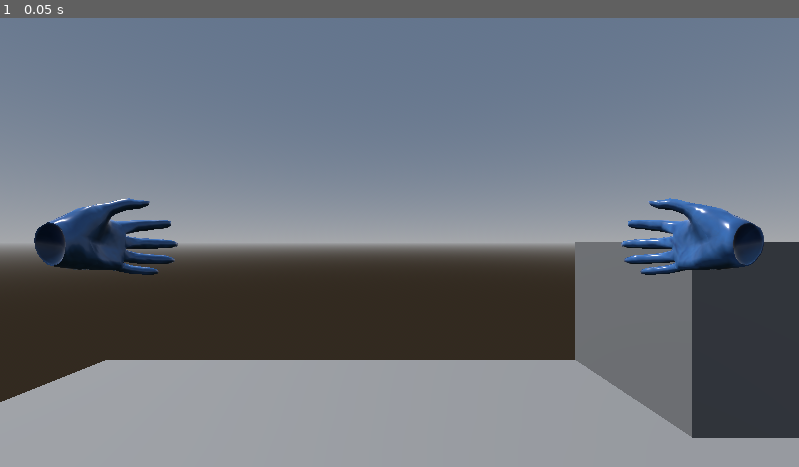
Above: before the commit, frame 1.
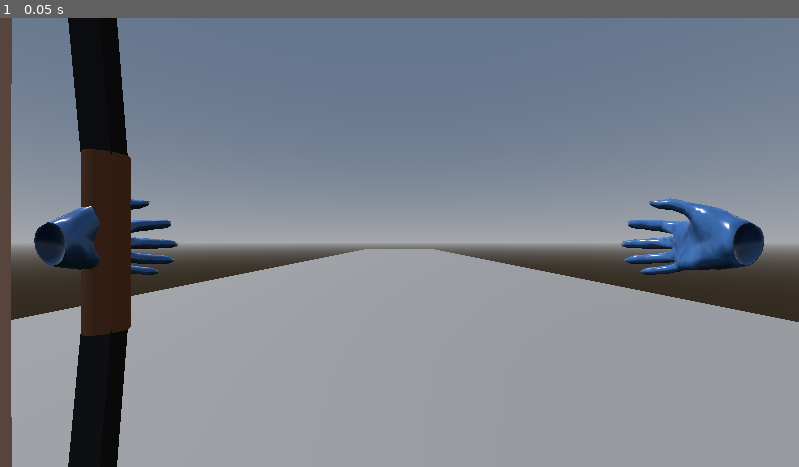
Above: after the commit, the same moment.

Repository: blondeman/bow-and-arrow-accuracy
Game: Godot game, scene res://scenes/game.tscn
Same seed, same stepped clock (60 frames per second), same inputs: the game is played once before the commit and once after it. Before the commit the project starts from res://game.tscn.
Inputs:
- Up to frame 1 (0.05 s): no input

The runs differ from the first frame. In frame 1, 28% of the frame differs, in the area x 0-100%, y 0-100%.

Commit message:
basic bow object

Diff:
--- /dev/null
+++ b/archery-range-vr/scenes/bow.tscn
@@ -0,0 +1,74 @@
+[gd_scene format=4 uid="uid://bq8dx8nmmgpvl"]
+
+[ext_resource type="Script" uid="uid://b27shn4y6ypn8" path="res://scripts/String.gd" id="1_vt0lb"]
+
+[sub_resource type="CylinderMesh" id="CylinderMesh_2of8d"]
+top_radius = 0.03
+bottom_radius = 0.03
+height = 0.3
+
+[sub_resource type="StandardMaterial3D" id="StandardMaterial3D_vt0lb"]
+albedo_color = Color(0.6027287, 0.369465, 0.23655248, 1)
+
+[sub_resource type="BoxMesh" id="BoxMesh_60xqc"]
+size = Vector3(0.05, 0.5, 0.03)
+
+[sub_resource type="StandardMaterial3D" id="StandardMaterial3D_prjx1"]
+albedo_color = Color(0.16062862, 0.16062862, 0.16062862, 1)
+
+[sub_resource type="ArrayMesh" id="ArrayMesh_rivji"]
+_surfaces = [{
+"aabb": AABB(-0.01, -1.1196648, -0.013024124, 0.02, 2.2392693, 0.023024123),
+"attribute_data": PackedByteArray("AAAAAAAAAAAAAIA+AAAAAAAAAD8AAAAAAABAPwAAAAAAAAAAAAAAPwAAgD4AAAA/AAAAPwAAAD8AAEA/AAAAPwAAAAAAAIA/AACAPgAAgD8AAAA/AACAPwAAQD8AAIA/"),
+"format": 34359742481,
+"index_count": 48,
+"index_data": PackedByteArray("AAABAAQAAQAFAAQAAQACAAUAAgAGAAUAAgADAAYAAwAHAAYAAwAAAAcAAAAEAAcABAAFAAgABQAJAAgABQAGAAkABgAKAAkABgAHAAoABwALAAoABwAEAAsABAAIAAsA"),
+"primitive": 3,
+"uv_scale": Vector4(0, 0, 0, 0),
+"vertex_count": 12,
+"vertex_data": PackedByteArray("CtcjvFBOjz8AMUa7AAAAADNPjz9GleQ7CtcjPFBOjz8AMUa7AAAAAG1Njz8jY1W8CtcjvAAAAAAAAAAAAAAAAME8qDUK1yM8CtcjPAAAAAAAAAAAAAAAAME8qLUK1yO8CtcjvF9Qj78AzDO7AAAAAC1Rj7/Ux+07CtcjPF9Qj78AzDO7AAAAAJFPj7/qyVC8")
+}]
+
+[sub_resource type="StandardMaterial3D" id="StandardMaterial3D_atxj4"]
+albedo_color = Color(0.9601632, 0.7243149, 0.57386315, 1)
+
+[node name="Bow" type="Node3D" unique_id=1409793744]
+
+[node name="handle" type="MeshInstance3D" parent="." unique_id=835912174]
+mesh = SubResource("CylinderMesh_2of8d")
+surface_material_override/0 = SubResource("StandardMaterial3D_vt0lb")
+
+[node name="arm_top" type="MeshInstance3D" parent="." unique_id=1878606321]
+transform = Transform3D(1, 0, 0, 0, 0.9961947, -0.08715574, 0, 0.08715574, 0.9961947, 0, 0.39709958, 0.025161035)
+mesh = SubResource("BoxMesh_60xqc")
+surface_material_override/0 = SubResource("StandardMaterial3D_prjx1")
+
+[node name="arm_top2" type="MeshInstance3D" parent="arm_top" unique_id=879437215]
+transform = Transform3D(1, 0, 0, 0, 0.99619484, -0.087155744, 0, 0.087155744, 0.99619484, 0, 0.49573213, 0.021535406)
+mesh = SubResource("BoxMesh_60xqc")
+surface_material_override/0 = SubResource("StandardMaterial3D_prjx1")
+
+[node name="tip" type="Node3D" parent="arm_top/arm_top2" unique_id=917221913]
+transform = Transform3D(1, 0, 0, 0, 1, 0, 0, 0, 1, 0, 0.23407072, 3.2678246e-05)
+
+[node name="arm_bottom" type="MeshInstance3D" parent="." unique_id=759823996]
+transform = Transform3D(1, 0, 0, 0, 0.9961947, 0.08715574, 0, -0.08715574, 0.9961947, 0, -0.397, 0.025)
+mesh = SubResource("BoxMesh_60xqc")
+surface_material_override/0 = SubResource("StandardMaterial3D_prjx1")
+
+[node name="arm_bottom2" type="MeshInstance3D" parent="arm_bottom" unique_id=1150124785]
+transform = Transform3D(1, 0, 0, 0, 0.99619484, 0.087155744, 0, -0.087155744, 0.99619484, 0, -0.496, 0.022)
+mesh = SubResource("BoxMesh_60xqc")
+surface_material_override/0 = SubResource("StandardMaterial3D_prjx1")
+
+[node name="tip" type="Node3D" parent="arm_bottom/arm_bottom2" unique_id=1032163060]
+transform = Transform3D(1, 0, 0, 0, 1, 0, 0, 0, 1, 0, -0.234, 0)
+
+[node name="string" type="MeshInstance3D" parent="." unique_id=1108956189 node_paths=PackedStringArray("top_tip", "bottom_tip")]
+transform = Transform3D(1, 0, 0, 0, 1, 0, 0, 0, 1, 0, 0, 0.13352269)
+mesh = SubResource("ArrayMesh_rivji")
+surface_material_override/0 = SubResource("StandardMaterial3D_atxj4")
+script = ExtResource("1_vt0lb")
+top_tip = NodePath("../arm_top/arm_top2/tip")
+bottom_tip = NodePath("../arm_bottom/arm_bottom2/tip")
+radius = 0.01
--- a/archery-range-vr/game.tscn
+++ b/archery-range-vr/scenes/game.tscn
@@ -1,17 +1,14 @@
 [gd_scene format=3 uid="uid://y77d2rgtrp5n"]
 
-[ext_resource type="PackedScene" uid="uid://bnxwswvlhgk2s" path="res://xr_origin_3d.tscn" id="1_e2o6t"]
-[ext_resource type="PackedScene" uid="uid://c8l60rnugru40" path="res://addons/godot-xr-tools/objects/pickable.tscn" id="3_fc0e3"]
+[ext_resource type="PackedScene" uid="uid://bnxwswvlhgk2s" path="res://scenes/xr_origin_3d.tscn" id="1_e2o6t"]
 [ext_resource type="PackedScene" uid="uid://clc5dre31iskm" path="res://addons/godot-xr-tools/xr/start_xr.tscn" id="3_feb5d"]
 
 [sub_resource type="QuadMesh" id="QuadMesh_80nbo"]
-size = Vector2(5, 5)
+size = Vector2(10, 50)
 orientation = 1
 
-[sub_resource type="BoxMesh" id="BoxMesh_e2o6t"]
-
 [sub_resource type="BoxMesh" id="BoxMesh_feb5d"]
-size = Vector3(1, 2, 1)
+size = Vector3(3, 2, 0.5)
 
 [sub_resource type="ProceduralSkyMaterial" id="ProceduralSkyMaterial_e2o6t"]
 
@@ -22,15 +19,9 @@
 background_mode = 2
 sky = SubResource("Sky_feb5d")
 
-[sub_resource type="BoxMesh" id="BoxMesh_7jktm"]
-size = Vector3(0.1, 0.1, 0.1)
-
-[sub_resource type="BoxShape3D" id="BoxShape3D_ryrav"]
-size = Vector3(0.1, 0.1, 0.1)
-
 [node name="Game" type="Node3D" unique_id=416378783]
 
-[node name="XROrigin3D" parent="." unique_id=95447385 instance=ExtResource("1_e2o6t")]
+[node name="Player" parent="." unique_id=95447385 instance=ExtResource("1_e2o6t")]
 transform = Transform3D(1, 0, 0, 0, 1, 0, 0, 0, 1, 0, 1, 0)
 
 [node name="DirectionalLight3D" type="DirectionalLight3D" parent="." unique_id=839200616]
@@ -39,14 +30,15 @@
 [node name="Node3D" type="Node3D" parent="." unique_id=1308102294]
 
 [node name="floor" type="MeshInstance3D" parent="Node3D" unique_id=453275474]
+transform = Transform3D(1, 0, 0, 0, 1, 0, 0, 0, 1, 0, 0, -20)
 mesh = SubResource("QuadMesh_80nbo")
 
-[node name="cube" type="MeshInstance3D" parent="Node3D" unique_id=1236695062]
-transform = Transform3D(1, 0, 0, 0, 1, 0, 0, 0, 1, 2, 0.5, -2)
-mesh = SubResource("BoxMesh_e2o6t")
+[node name="cube2" type="MeshInstance3D" parent="Node3D" unique_id=1654302514]
+transform = Transform3D(1, 0, 0, 0, 1, 0, 0, 0, 1, -3.5, 1, 0)
+mesh = SubResource("BoxMesh_feb5d")
 
-[node name="cube2" type="MeshInstance3D" parent="Node3D" unique_id=1654302514]
-transform = Transform3D(1, 0, 0, 0, 1, 0, 0, 0, 1, -2, 1, 0)
+[node name="cube" type="MeshInstance3D" parent="Node3D" unique_id=2028015014]
+transform = Transform3D(1, 0, 0, 0, 1, 0, 0, 0, 1, 3.5, 1, 0)
 mesh = SubResource("BoxMesh_feb5d")
 
 [node name="StartXR" parent="." unique_id=423195982 instance=ExtResource("3_feb5d")]
@@ -54,13 +46,3 @@
 
 [node name="WorldEnvironment" type="WorldEnvironment" parent="." unique_id=1151358949]
 environment = SubResource("Environment_fc0e3")
-
-[node name="PickableObject" parent="." unique_id=1738033968 instance=ExtResource("3_fc0e3")]
-transform = Transform3D(1, 0, 0, 0, 1, 0, 0, 0, 1, 0.2276206, 0.23942208, -0.8292603)
-second_hand_grab = 1
-
-[node name="MeshInstance3D" type="MeshInstance3D" parent="PickableObject" unique_id=1204112658]
-mesh = SubResource("BoxMesh_7jktm")
-
-[node name="CollisionShape3D2" type="CollisionShape3D" parent="PickableObject" unique_id=927229884]
-shape = SubResource("BoxShape3D_ryrav")
--- a/archery-range-vr/xr_origin_3d.tscn
+++ b/archery-range-vr/scenes/xr_origin_3d.tscn
@@ -3,8 +3,9 @@
 [ext_resource type="PackedScene" uid="uid://b8hc2ex21u8xj" path="res://addons/godot-xr-tools/hands/scenes/lowpoly/left_physics_fullglove_low.tscn" id="1_yu5ic"]
 [ext_resource type="PackedScene" uid="uid://b4ysuy43poobf" path="res://addons/godot-xr-tools/functions/function_pickup.tscn" id="2_2nlyf"]
 [ext_resource type="PackedScene" uid="uid://bkdeegb8w3oah" path="res://addons/godot-xr-tools/hands/scenes/lowpoly/right_physics_fullglove_low.tscn" id="2_ojcpv"]
+[ext_resource type="PackedScene" uid="uid://bq8dx8nmmgpvl" path="res://scenes/bow.tscn" id="3_0t3sa"]
 
-[node name="XROrigin3D" type="XROrigin3D" unique_id=95447385]
+[node name="Player" type="XROrigin3D" unique_id=95447385]
 
 [node name="XRCamera3D" type="XRCamera3D" parent="." unique_id=777078250]
 
@@ -17,6 +18,8 @@
 
 [node name="FunctionPickup" parent="LeftHand/LeftPhysicsHand" unique_id=161758852 instance=ExtResource("2_2nlyf")]
 
+[node name="Bow" parent="LeftHand" unique_id=1409793744 instance=ExtResource("3_0t3sa")]
+
 [node name="RightHand" type="XRController3D" parent="." unique_id=1583282118]
 transform = Transform3D(1, 0, 0, 0, 1, 0, 0, 0, 1, 0.5, 0, -0.5)
 tracker = &"right_hand"
--- /dev/null
+++ b/archery-range-vr/scripts/String.gd
@@ -0,0 +1,78 @@
+@tool
+extends MeshInstance3D
+
+@export var top_tip: Node3D:
+	set(v): top_tip = v; _rebuild()
+@export var bottom_tip: Node3D:
+	set(v): bottom_tip = v; _rebuild()
+@export var radius: float = 0.02:
+	set(v): radius = v; _rebuild()
+
+var _array_mesh: ArrayMesh
+var _arrays: Array
+
+func _ready() -> void:
+	_rebuild()
+
+func _process(_delta: float) -> void:
+	if top_tip and bottom_tip and is_inside_tree():
+		_update_vertices()
+
+func _rebuild() -> void:
+	if not top_tip or not bottom_tip or not is_inside_tree():
+		return
+
+	_array_mesh = ArrayMesh.new()
+	_arrays = []
+	_arrays.resize(Mesh.ARRAY_MAX)
+
+	# 3 rings x 4 verts = 12 verts, indices never change
+	var uvs  := PackedVector2Array()
+	var idxs := PackedInt32Array()
+	uvs.resize(12)
+	for i in range(12):
+		uvs[i] = Vector2(float(i % 4) / 4.0, float(i / 4) / 2.0)
+	for ring in range(2):       # 2 segments between 3 rings
+		var base := ring * 4
+		for i in range(4):
+			var i1 := (i + 1) % 4
+			idxs.append_array([base+i, base+i1, base+4+i, base+i1, base+4+i1, base+4+i])
+
+	_arrays[Mesh.ARRAY_VERTEX] = PackedVector3Array()
+	_arrays[Mesh.ARRAY_VERTEX].resize(12)
+	_arrays[Mesh.ARRAY_TEX_UV] = uvs
+	_arrays[Mesh.ARRAY_INDEX]  = idxs
+
+	_array_mesh.add_surface_from_arrays(Mesh.PRIMITIVE_TRIANGLES, _arrays)
+	mesh = _array_mesh
+	_update_vertices()
+
+func _update_vertices() -> void:
+	var top  := to_local(top_tip.global_position)
+	var bot  := to_local(bottom_tip.global_position)
+	var pull := Vector3.ZERO
+
+	var verts := PackedVector3Array()
+	verts.resize(12)
+	_fill_ring(verts, 0, top,  (pull - top).normalized())
+	_fill_ring(verts, 4, pull, (bot  - top).normalized())
+	_fill_ring(verts, 8, bot,  (bot  - pull).normalized())
+
+	_arrays[Mesh.ARRAY_VERTEX] = verts
+	_array_mesh.clear_surfaces()
+	_array_mesh.add_surface_from_arrays(Mesh.PRIMITIVE_TRIANGLES, _arrays)
+
+func _fill_ring(verts: PackedVector3Array, offset: int, center: Vector3, forward: Vector3) -> void:
+	var up    := _stable_perpendicular(forward)
+	var right := forward.cross(up).normalized()
+	var corners := [right, up, -right, -up]
+	for i in range(4):
+		verts[offset + i] = center + corners[i] * radius
+
+func _stable_perpendicular(v: Vector3) -> Vector3:
+	if abs(v.x) <= abs(v.y) and abs(v.x) <= abs(v.z):
+		return v.cross(Vector3.RIGHT).normalized()
+	elif abs(v.y) <= abs(v.z):
+		return v.cross(Vector3.UP).normalized()
+	else:
+		return v.cross(Vector3.BACK).normalized()
Not shown, added: archery-range-vr/scripts/String.gd.uid
